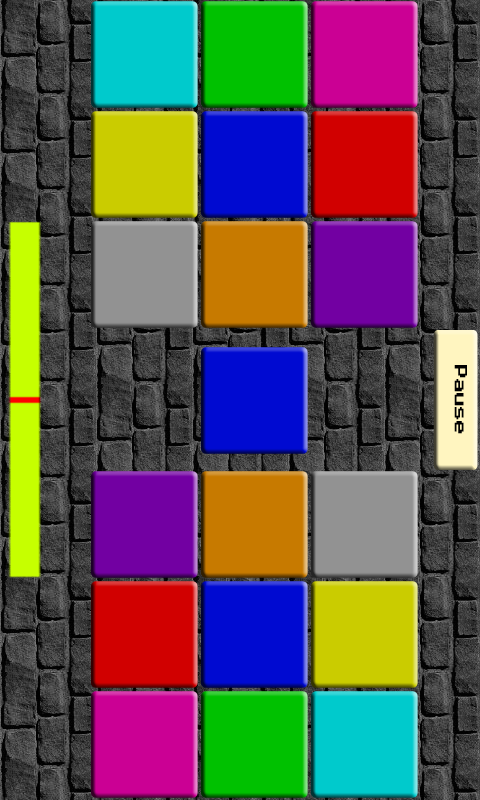
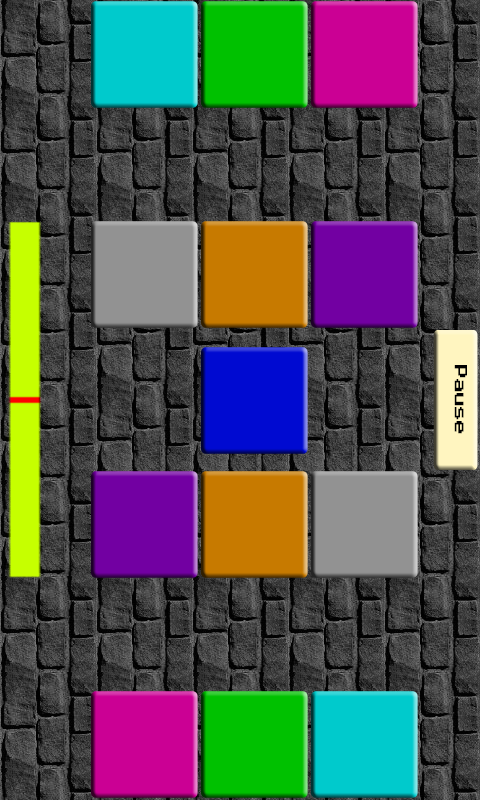
Layers edited between the first and the second w=480, h=800 image:
hid group "Easy" (7 layers) over [91, 111, 418, 688]
painted on "Shape 1 copy" (1st of 2, in "Group 1" › "Easy"), masked it over [201, 111, 308, 218]
painted on "Shape 1 copy 2" (1st of 2, in "Group 1" › "Easy"), masked it over [91, 111, 198, 218]
painted on "Shape 1" (1st of 2, in "Group 1" › "Easy"), masked it over [311, 111, 418, 218]
painted on "Shape 1 copy" (2nd of 2, in "Group 1" › "Easy" › "Easy copy"), masked it over [201, 581, 308, 688]
painted on "Shape 1 copy 2" (2nd of 2, in "Group 1" › "Easy" › "Easy copy"), masked it over [311, 581, 418, 688]
painted on "Shape 1" (2nd of 2, in "Group 1" › "Easy" › "Easy copy"), masked it over [91, 581, 198, 688]
painted on "Shape 1 copy 8" (1st of 2, in "Group 1" › "Medium"), masked it over [201, 221, 306, 328]
painted on "Shape 1 copy 5" (1st of 2, in "Group 1" › "Medium"), masked it over [201, 1, 306, 108]
painted on "Shape 1 copy 8" (2nd of 2, in "Group 1" › "Medium" › "Medium copy"), masked it over [201, 471, 308, 578]
painted on "Shape 1 copy 5" (2nd of 2, in "Group 1" › "Medium" › "Medium copy"), masked it over [201, 691, 306, 798]
painted on "Shape 1 copy 6" (1st of 2, in "Group 1" › "Hard"), masked it over [311, 221, 416, 328]
painted on "Shape 1 copy 4" (1st of 2, in "Group 1" › "Hard"), masked it over [91, 1, 198, 108]
painted on "Shape 1 copy 3" (1st of 2, in "Group 1" › "Hard"), masked it over [311, 1, 416, 108]
painted on "Shape 1 copy 6" (2nd of 2, in "Group 1" › "Hard" › "Hard copy"), masked it over [91, 471, 196, 578]
painted on "Shape 1 copy 4" (2nd of 2, in "Group 1" › "Hard" › "Hard copy"), masked it over [311, 691, 416, 798]
painted on "Shape 1 copy 3" (2nd of 2, in "Group 1" › "Hard" › "Hard copy"), masked it over [91, 691, 196, 798]
painted on "Display Button", masked it over [201, 347, 306, 454]
…and 3 more changes (3 mask, 3 painted)
